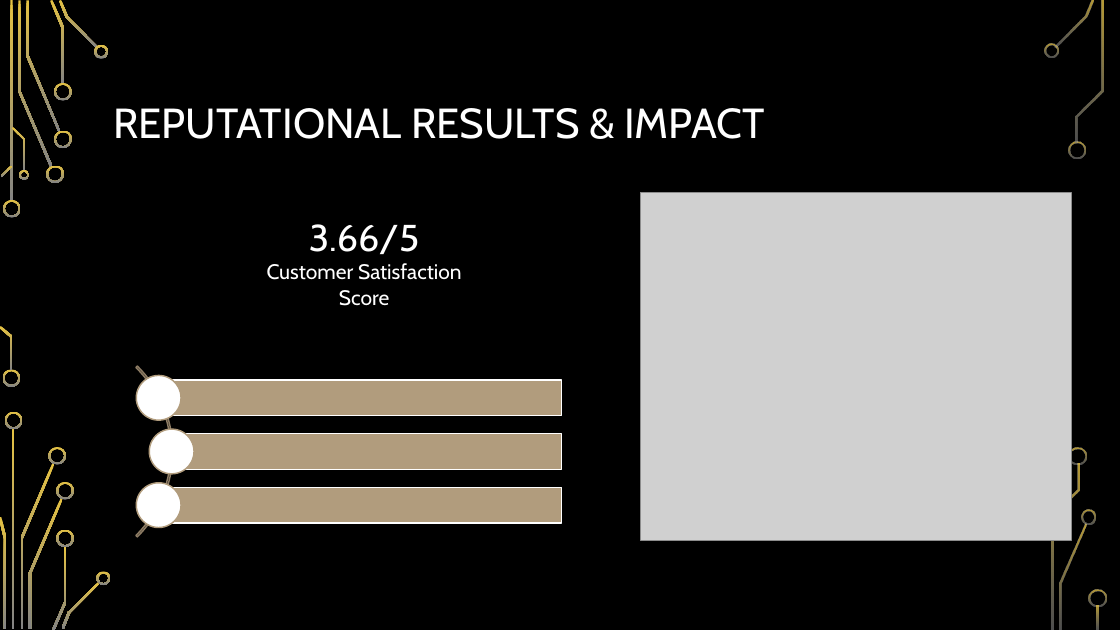
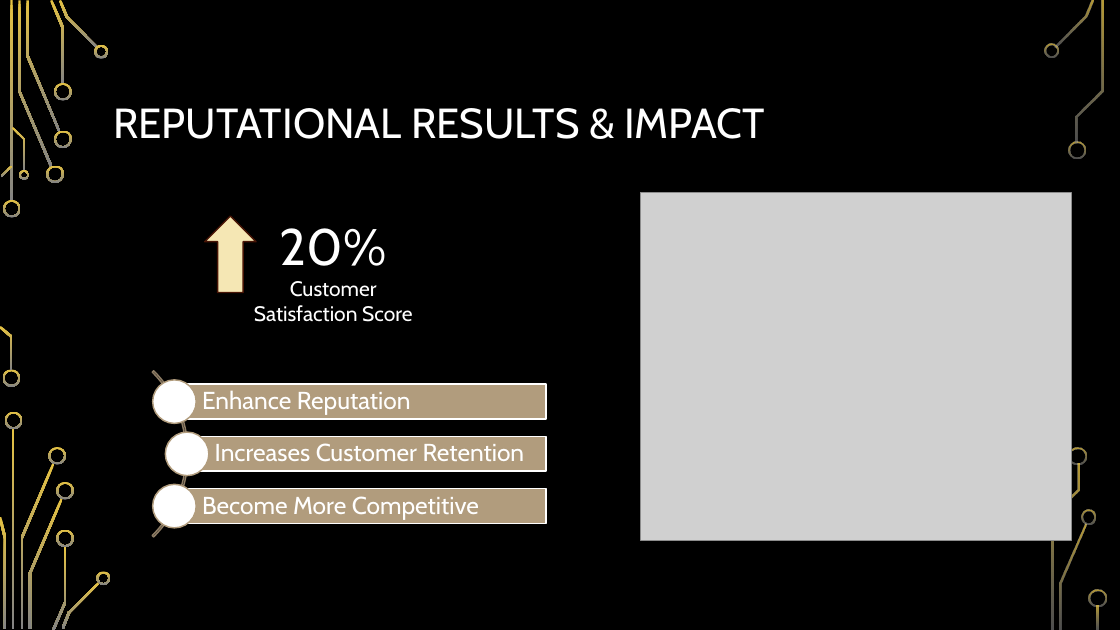
Before and after one commit to suebyeon/Capstone, a slide deck: slide 12 of Final Presentation.pptx. Drawn at 1120x630 pixels with LibreOffice and Linux fonts; fonts in the diff are those of the drawing; grey boxes stand for pictures; background and template pictures are left out. Boxes give left, top, right and bottom in pixels: in the first picture for what was removed or moved away, otherwise in the second. Text is boxed around its words. In the diff, an @@ line names an element or a change of style, - is before the commit and + after.

```diff
--- a/Final Presentation.pptx
+++ b/Final Presentation.pptx
@@ down arrow added at (x1=205, y1=216, x2=256, y2=292), fill #F5E7B4, outline #481507 1.25 pt @@
@@ text at (x1=280, y1=228, x2=387, y2=266): text changed; size 32 to 44 pt @@
-3.66/5
+20%
@@ arch (boxed as its full ring) resized from (x1=0, y1=331, x2=173, y2=573) to (x1=0, y1=336, x2=188, y2=571) @@
@@ ellipse moved from (x1=136, y1=376, x2=181, y2=420) to (x1=153, y1=380, x2=197, y2=423) @@
@@ rectangle resized from (x1=159, y1=380, x2=562, y2=416) to (x1=175, y1=384, x2=546, y2=418) @@
@@ text added at (x1=202, y1=390, x2=411, y2=415), 21 pt, text #FFFFFF @@
+Enhance Reputation
@@ ellipse moved from (x1=150, y1=429, x2=194, y2=474) to (x1=166, y1=432, x2=209, y2=476) @@
@@ rectangle resized from (x1=171, y1=434, x2=561, y2=470) to (x1=187, y1=437, x2=546, y2=471) @@
@@ text added at (x1=215, y1=443, x2=525, y2=461), 21 pt, text #FFFFFF @@
+Increases Customer Retention
@@ ellipse moved from (x1=136, y1=483, x2=181, y2=528) to (x1=153, y1=485, x2=197, y2=528) @@
@@ rectangle resized from (x1=159, y1=487, x2=562, y2=523) to (x1=175, y1=489, x2=546, y2=523) @@
@@ text added at (x1=202, y1=496, x2=479, y2=519), 21 pt, text #FFFFFF @@
+Become More Competitive
```
Also in this commit, not shown: 4 other slides changed.
